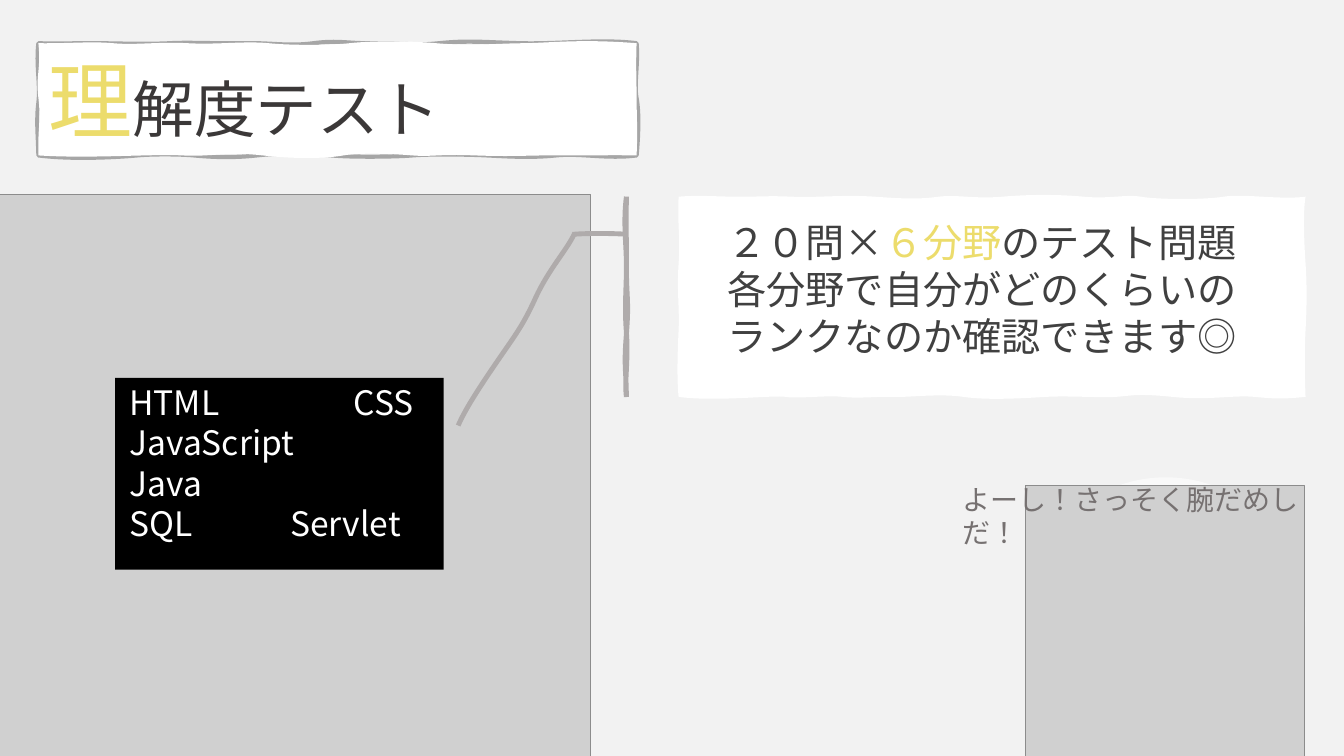
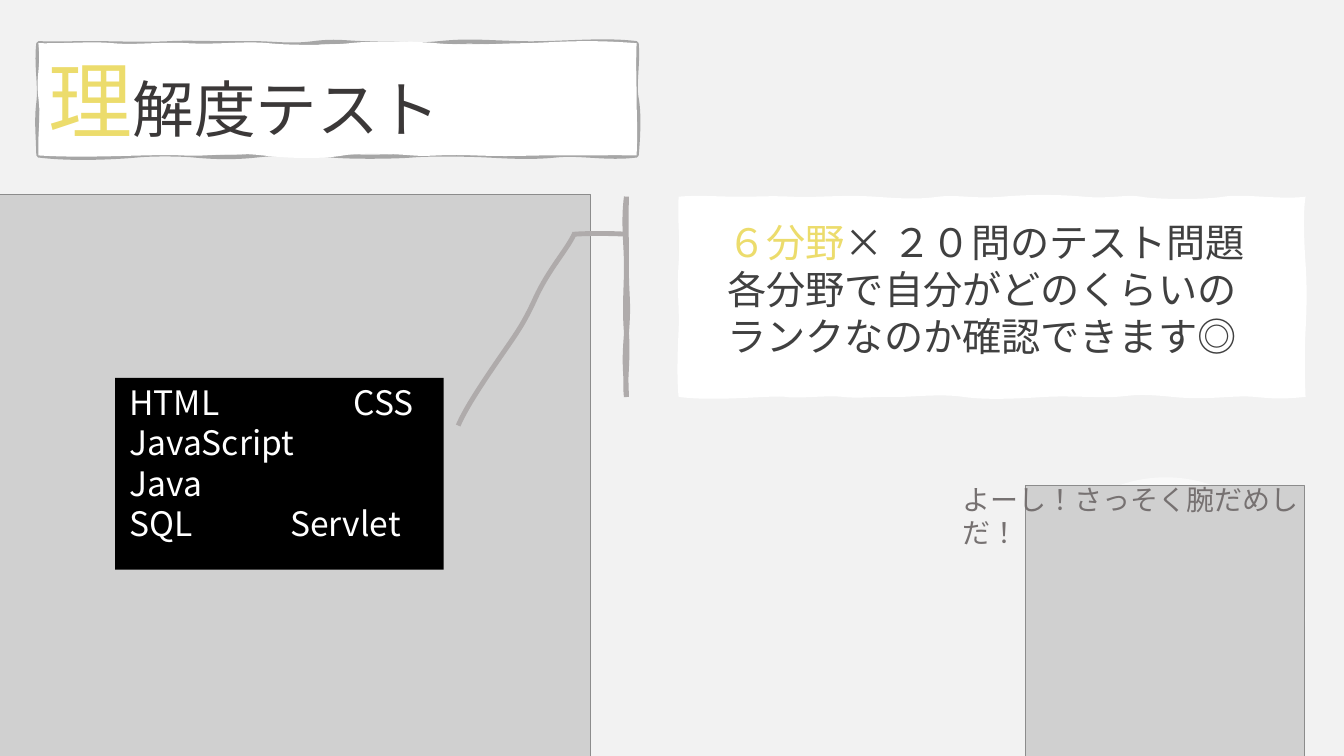
Before and after one commit to DOJO-2021/C-2, a slide deck: slide 13 of documents/SkyNHプレゼンテーションひな形4.pptx. Drawn at 1344x756 pixels with LibreOffice and Linux fonts; fonts in the diff are those of the drawing; grey boxes stand for pictures. Boxes give left, top, right and bottom in pixels: in the first picture for what was removed or moved away, otherwise in the second. Text is boxed around its words. In the diff, an @@ line names an element or a change of style, - is before the commit and + after.

```diff
--- a/documents/SkyNHプレゼンテーションひな形4.pptx
+++ b/documents/SkyNHプレゼンテーションひな形4.pptx
@@ text at <box>728,225,1245,260</box>: text changed @@
-２０問×６分野のテスト問題
+６分野× ２０問のテスト問題
```
Also in this commit, not shown: 12 other slides changed, 1 slide removed.
